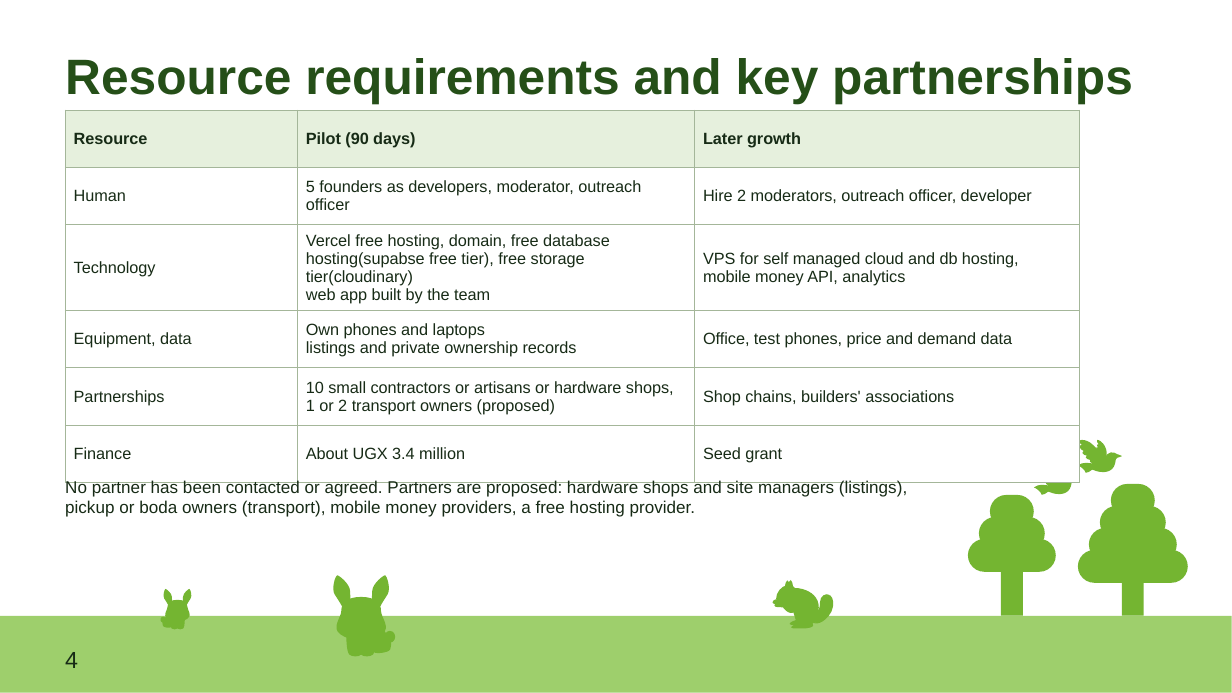
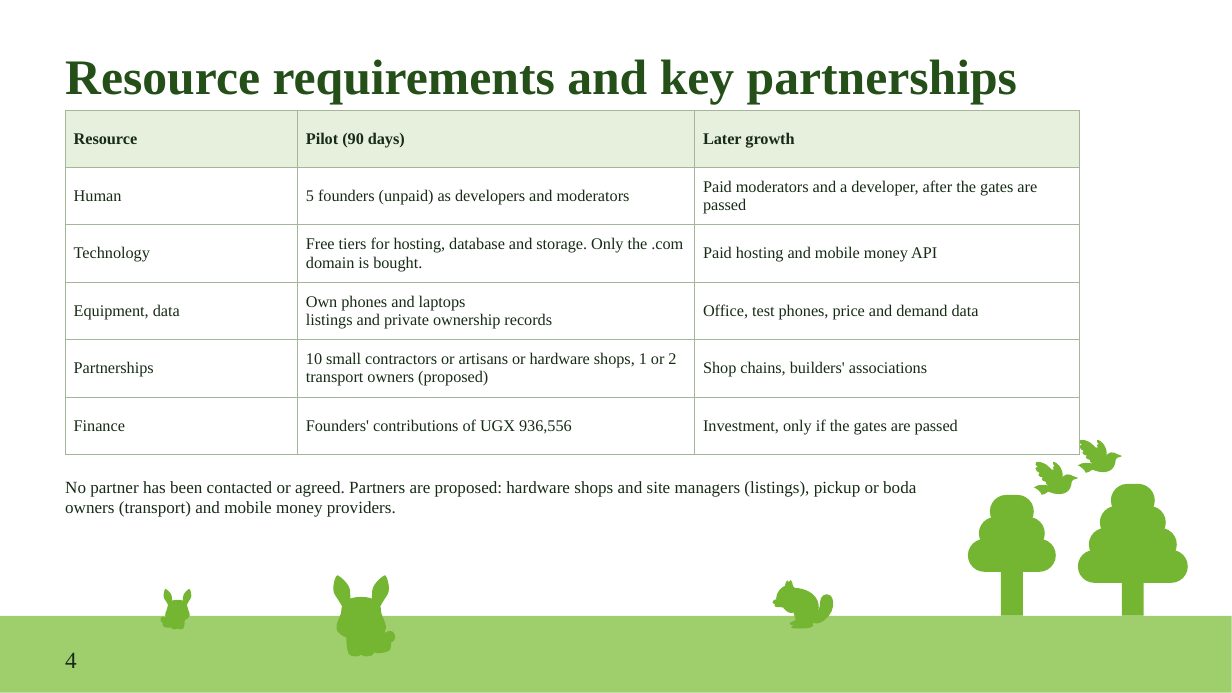
Before and after one commit to ejr-arch/jengaConnect, a slide deck: slide 4 of docs/week3/IST2106_Group06_Phase3_JengaConnect_Venture_Plan.pptx. Drawn at 1232x693 pixels with LibreOffice and Linux fonts; fonts in the diff are those of the drawing. Boxes give left, top, right and bottom in pixels: in the first picture for what was removed or moved away, otherwise in the second. Text is boxed around its words. In the diff, an @@ line names an element or a change of style, - is before the commit and + after.

Commit message:
only video link missing

```diff
--- a/docs/week3/IST2106_Group06_Phase3_JengaConnect_Venture_Plan.pptx
+++ b/docs/week3/IST2106_Group06_Phase3_JengaConnect_Venture_Plan.pptx
@@ text "Resource requirements and key partnerships" at (65,59,1017,104): font Arial to Times New Roman @@
@@ table at (65,110,1079,482) @@
-row 2, column 2: 5 founders as developers, moderator, outreach officer
+row 2, column 2: 5 founders (unpaid) as developers and moderators
-row 2, column 3: Hire 2 moderators, outreach officer, developer
+row 2, column 3: Paid moderators and a developer, after the gates are passed
-row 3, column 2: Vercel free hosting, domain, free database hosting(supabse free tier), free storage tier(cloudinary) / web app built by the team
+row 3, column 2: Free tiers for hosting, database and storage. Only the .com domain is bought.
-row 3, column 3: VPS for self managed cloud and db hosting, mobile money API, analytics
+row 3, column 3: Paid hosting and mobile money API
-row 6, column 2: About UGX 3.4 million
+row 6, column 2: Founders' contributions of UGX 936,556
-row 6, column 3: Seed grant
+row 6, column 3: Investment, only if the gates are passed
@@ font Arial to Times New Roman in "Resource", "Pilot (90 days)", "Later growth", "Human" and 9 more places @@
@@ text at (65,481,916,517): text changed; font Arial to Times New Roman @@
-No partner has been contacted or agreed. Partners are proposed: hardware shops and site managers (listings), pickup or boda owners (transport), mobile money providers, a free hosting provider.
+No partner has been contacted or agreed. Partners are proposed: hardware shops and site managers (listings), pickup or boda owners (transport) and mobile money providers.
```
Also in this commit, not shown: 8 other slides changed, 1 slide added, 1 slide removed, 17 other files.
